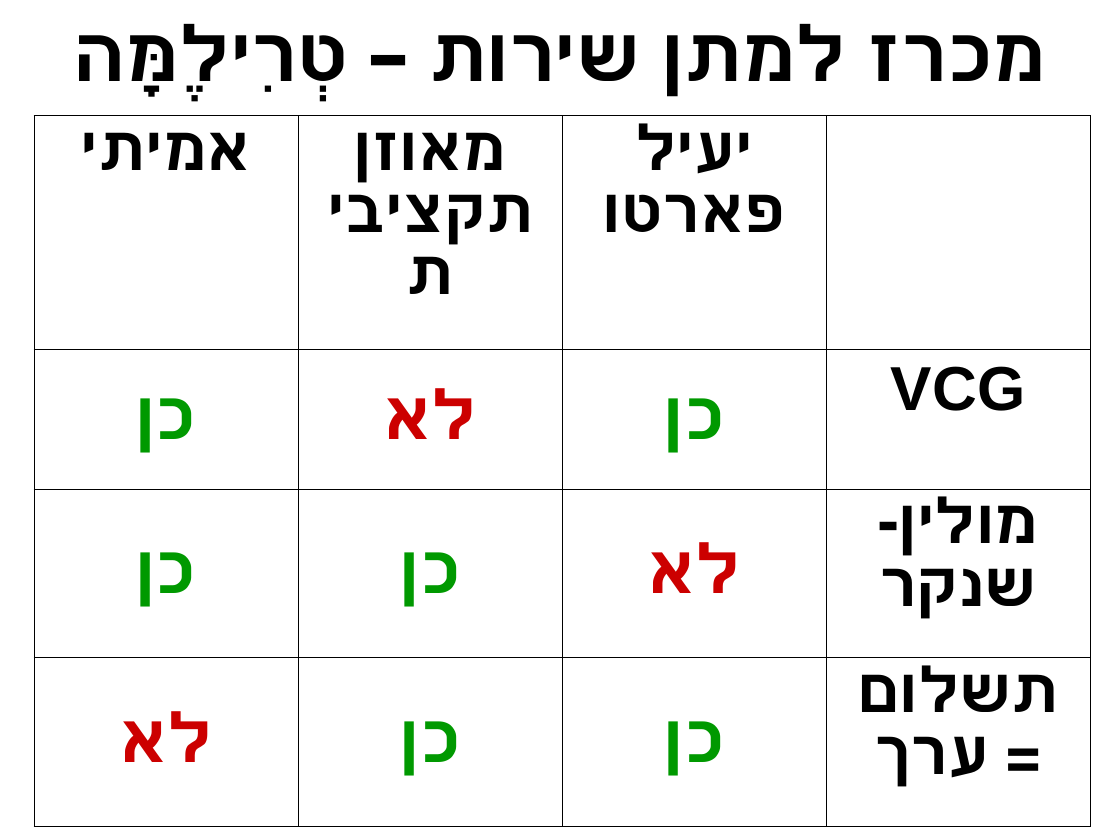
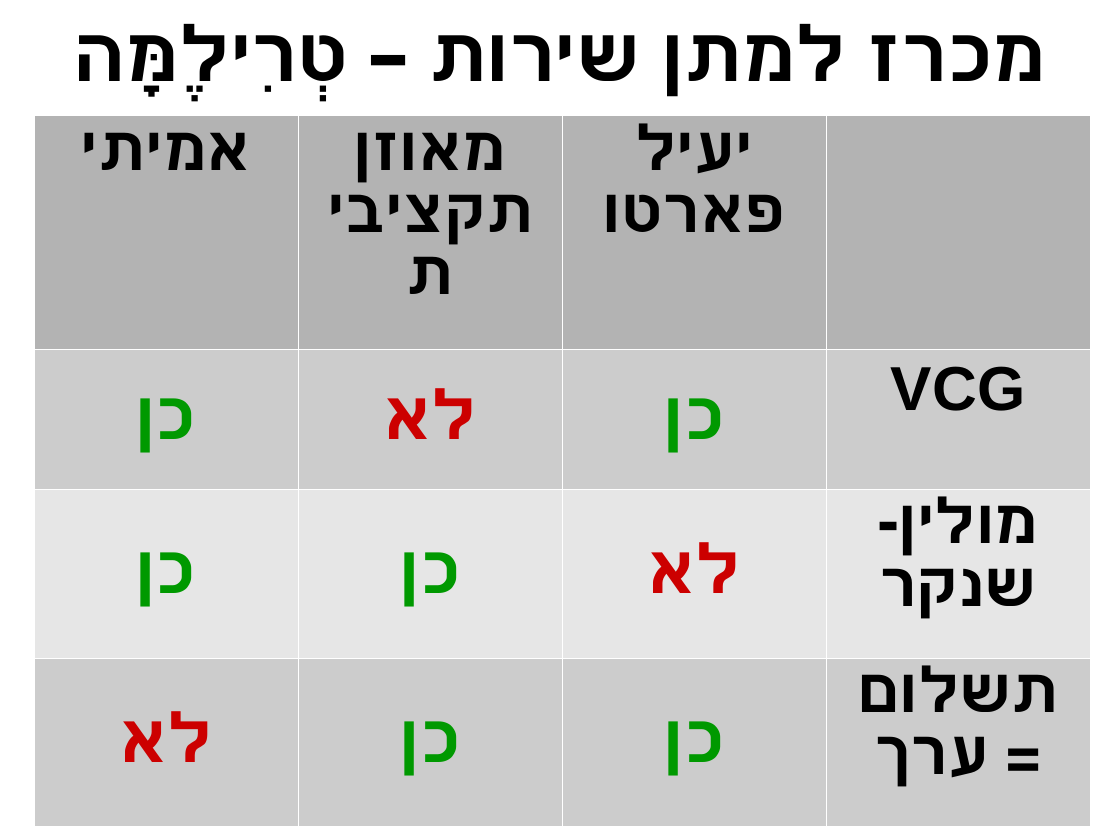
Before and after one commit to erelsgl/ariel-algorithms-5779, a slide deck: slide 18 of 08-cost-sharing/slides.odp (slide 16 before the commit). Drawn at 1120x840 pixels with LibreOffice and Linux fonts; fonts in the diff are those of the drawing. Boxes give left, top, right and bottom in pixels: in the first picture for what was removed or moved away, otherwise in the second. Text is boxed around its words. In the diff, an @@ line names an element or a change of style, - is before the commit and + after.

```diff
--- a/08-cost-sharing/slides.odp
+++ b/08-cost-sharing/slides.odp
@@ table at bbox=[35, 116, 1092, 791] @@
@@ fill none to #B3B3B3 in 3 cells @@
@@ fill none to #CCCCCC in 8 cells @@
@@ fill none to #E6E6E6 in row 3 @@
@@ borders changed @@
```
Also in this commit, not shown: 9 other slides changed, 3 slides added, 1 slide removed, 11 other files.
